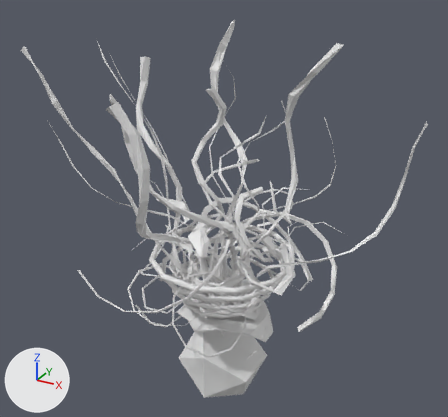
The OBJ model Assets/Models/Shoulder/epaule_0017.obj: old version first, new version second.
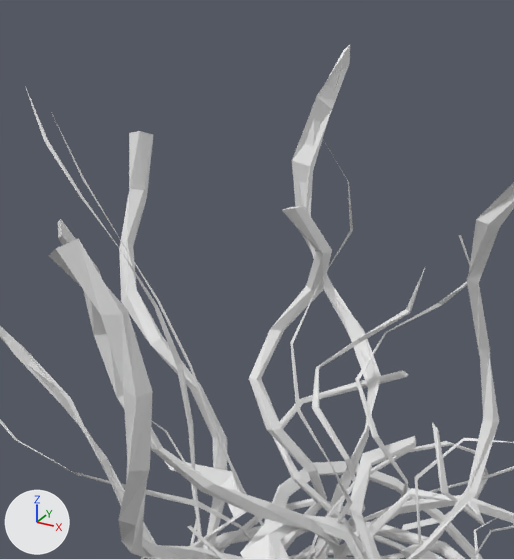
Old and new are each drawn whole from a camera (50 mm lens) standing at (0.895, -1.62, 1.182) and looking at (-0.023, 0.048, 0.348) and again close up on the part from 19% to 68% of the width and 0% to 57% of the height. The axes (+X, +Y, +Z) are drawn at lower left. The lights are the same throughout. Where no turn or scale is listed for an object, it has been applied to the vertices. Vertices at the same position are counted once.

Objects in the first close-up: 'epaule_0017'.
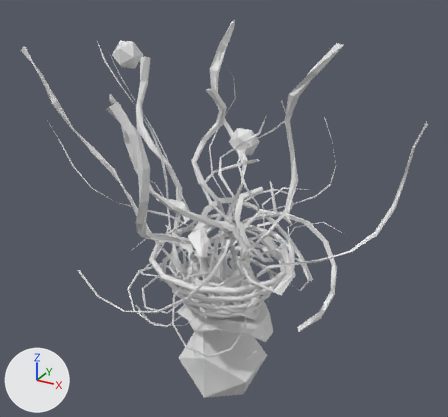
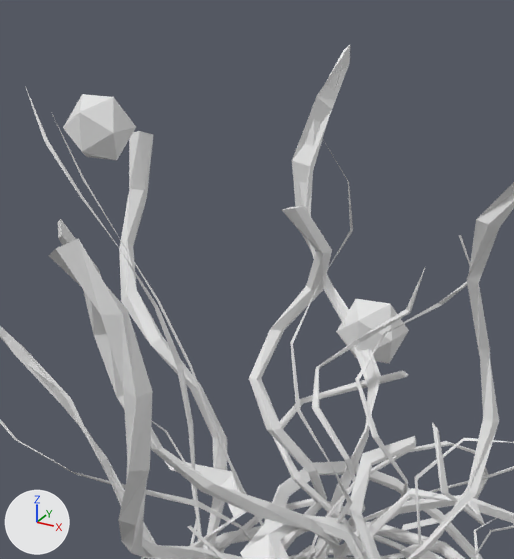
Patch to the scene script:
```diff
--- a/Assets/Models/Shoulder/epaule_0017.obj.py
+++ b/Assets/Models/Shoulder/epaule_0017.obj.py
@@ me_epaule_0017 @@
 me_epaule_0017.from_pydata(...)  # 2369 vertices, 3965 faces; spans x -0.665..0.598, y -0.467..0.487, z -0.353..0.919
 # used by ob_epaule_0017; location = (0.0, 0.0, 0.0)
+# me_epaule_0017 part 1: a new loose piece, an icosphere of 20 faces spanning x -0.152..-0.054, y 0.301..0.399, z 0.435..0.534
+# me_epaule_0017 part 2: a new loose piece, an icosphere of 20 faces spanning x -0.389..-0.305, y -0.043..0.042, z 0.792..0.877
```

What differs and where, as boxes (x1, y1, x2, y2) in the close-ups (514 x 559 px):
part 1 of me_epaule_0017, added: after (336, 299, 409, 363)
part 2 of me_epaule_0017, added: after (63, 94, 136, 160)
